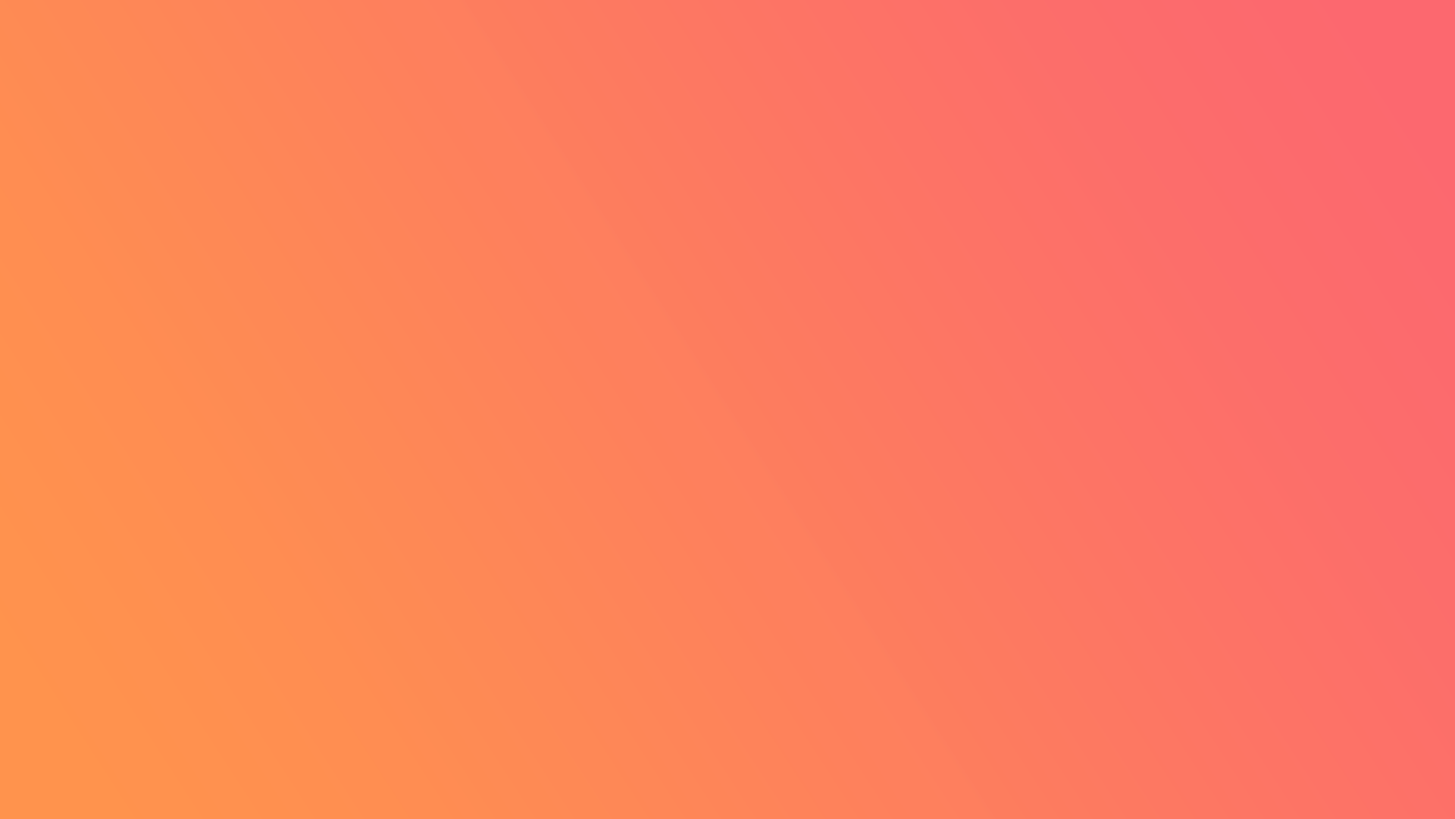
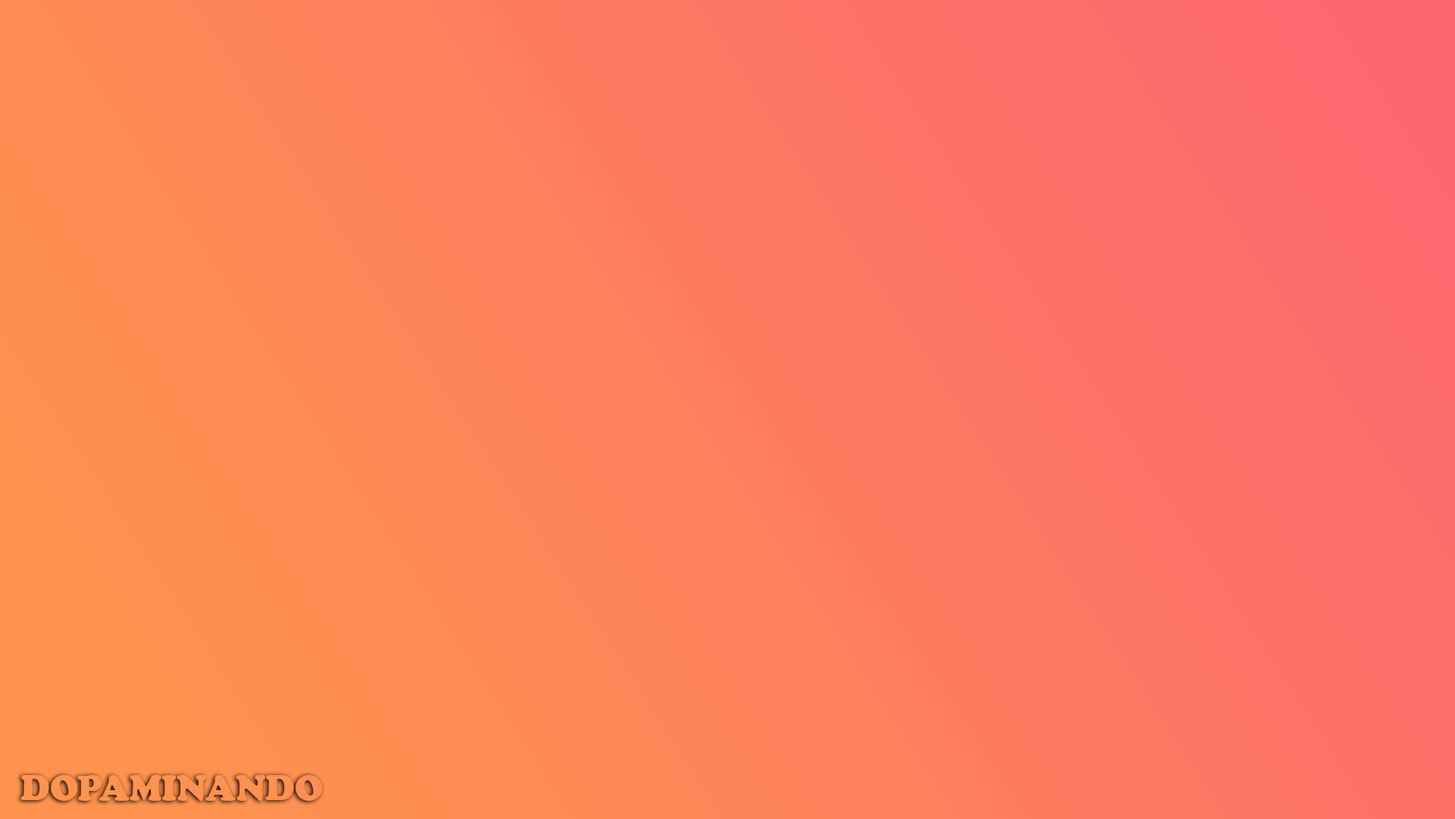
Comparing the layer stacks of the two 1455 x 819 images. Changes:
added layer "DOPAMINANDO" above "Camada 0" over [20, 774, 323, 801]
